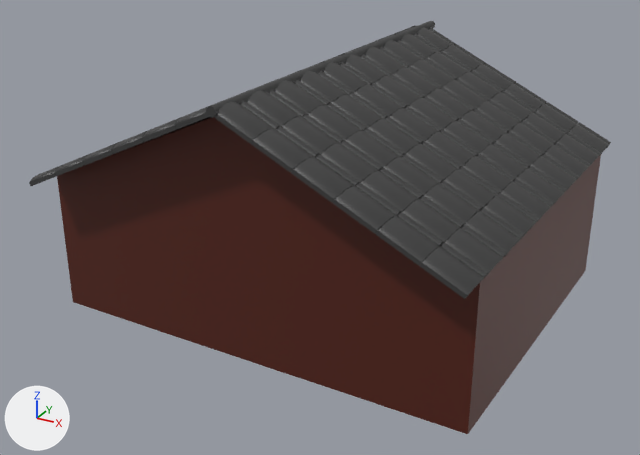
One commit to the Blender file build4.blend: the scene before it, then after it.
One viewpoint serves both versions: a 50 mm camera at (1.267, -2.391, 1.482) aimed at (0.012, -0.109, 0.341). The lights are fixed; the arrows at lower left show +X, +Y and +Z.

The first picture shows '円柱', '円柱.001', '立方体.019'.
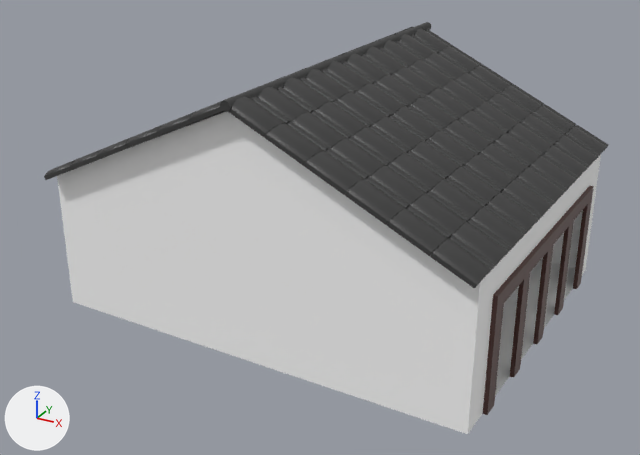
The change in detail:
Material 'マテリアル.024' (mat_マテリアル_024) changes colour from brown #531f11 to white #ffffff; in linear values from (0.0872, 0.0134, 0.00557) to (1.0, 1.0, 1.0).
Material 'マテリアル.002' (mat_マテリアル_002) is new.
Its base color is (0.0762, 0.0278, 0.0218) (brown #4e2e29).
me_立方体_019 is used by ob_立方体_019; location (0.032, -0.018, 0.316); rotation (0.0, 0.0, -0.0333), in degrees (0, 0, -1.9); scale (2.5, 3.41, 2.66).
me_立方体_019 had 317 vertices, 223 faces, 2 loose edges and spanned x -0.275..0.275, y -0.183..0.185, z -0.083..0.201.
me_立方体_019 now has 392 vertices, 288 faces, 2 loose edges and spans x -0.275..0.28, y -0.159..0.159, z -0.083..0.201.
Part 1, on me_立方体_019:
28 vertices are removed from x -0.275..0.275, y -0.183..0.185, z -0.05..0.201.
90 faces are deleted.
6 vertices in x 0.275, y -0.038..0.083, z -0.017..0.017 move by (0.005, -0.015, 0.0).
6 vertices in x 0.275, y -0.083..0.038, z -0.017..0.017 move by (0.005, 0.015, 0.0).
4 vertices move from x 0.275, y -0.098..0.098, z -0.017..0.017 to x 0.28, y -0.114..0.114, z -0.017..0.017.
10 vertices are added at x -0.22..0.22, y -0.159..0.159, z 0.05..0.116.
52 new vertices lie (0.005, 0.0, 0.0) away from vertices in x 0.275, y -0.129..0.129, z -0.083..0.05.
25 new vertices lie (0.0, 0.0, -0.017) away from vertices in x -0.275..0.28, y -0.159..0.159, z 0.05.
16 new vertices lie (-0.005, 0.0, 0.0) away from vertices in x 0.28, y -0.114..0.114, z 0.033.
53 new faces join them, mat_マテリアル_024 (white #ffffff).
102 new faces join them, mat_マテリアル_002 (brown #4e2e29).
me_立方体_019 part 2: 8 faces spanning x 0.275..0.28, y -0.114..0.114, z -0.017..0.017 switch from mat_マテリアル_024 (brown #531f11) to mat_マテリアル_002 (brown #4e2e29).
Object '円柱' (ob_円柱) moves from (0.033, -0.001, 0.7) to (0.033, 0.011, 0.7).
Object '円柱' (ob_円柱) is rescaled from (0.295, 0.3, 1.28) to (0.295, 0.279, 1.28).

What differs and where, as boxes [x1, y1, x2, y2] in the pictures (640 x 455 px):
'立方体.019', recoloured, reshaped (brown to white)
    before: [57, 117, 601, 434]
    after: [57, 111, 601, 434]
'円柱', moved, rescaled
    before: [29, 26, 611, 299]
    after: [44, 27, 609, 288]
part 1 of me_立方体_019, built on
    before: [60, 117, 598, 413]
    after: [60, 112, 598, 415]
part 2 of me_立方体_019, recoloured
    before: [495, 217, 582, 346]
    after: [515, 216, 586, 323]
